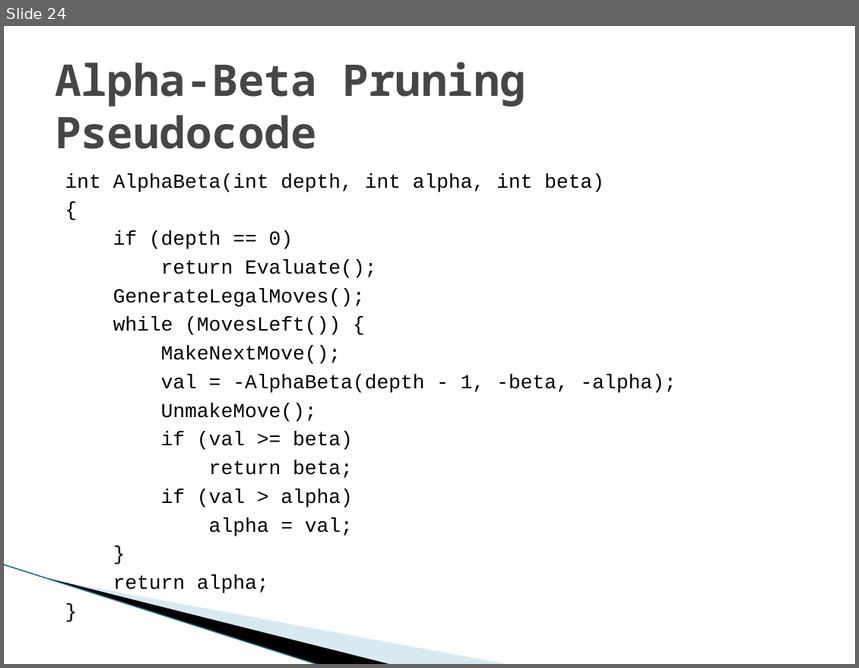
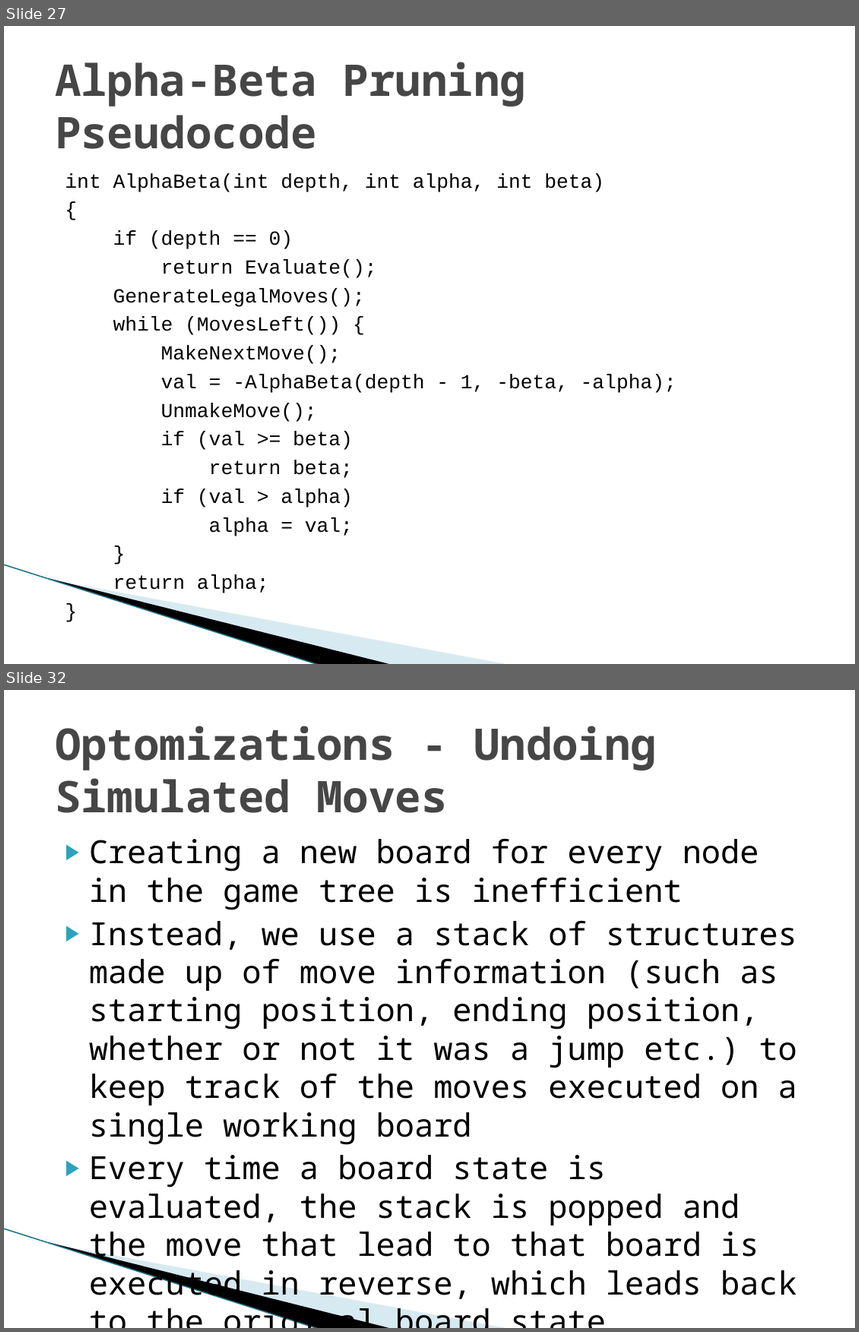
Before and after one commit to TadCordle/Senior-Project, a slide deck: Game Theory and Artificial Intelligence Design.pptx. Shown one above the other, each under a label of ours: slide 24 before the commit, slides 27 and 32 after it; the slides between them are not shown. The pictures are 859x668 and 859x1332 pixels, drawn with LibreOffice and Linux fonts; fonts in the diff are those of the drawing; background and template pictures are left out. Boxes give left, top, right and bottom in pixels: in the first picture for what was removed or moved away, otherwise in the second. Text is boxed around its words. In the diff, an @@ line names an element or a change of style, - is before the commit and + after.

```diff
--- a/Game Theory and Artificial Intelligence Design.pptx
+++ b/Game Theory and Artificial Intelligence Design.pptx
@@ slide 32 added at (4, 690, 855, 1328), background #FFFFFF; not listed: 3 template elements that a slide beside it also shows @@
@@ title added at (55, 726, 657, 813), 36.9 pt, text #464646, bold @@
+Optomizations - Undoing Simulated Moves
@@ text added at (89, 839, 797, 1303), 27 pt, text #000000 @@
+▶ Creating a new board for every node in the game tree is inefficient
+▶ Instead, we use a stack of structures made up of move information (such as starting position, ending position, whether or not it was a jump etc.) to keep track of the moves executed on a single working board
+▶ Every time a board state is evaluated, the stack is popped and the move that lead to that board is executed in reverse, which leads back to the original board state
@@ what was slide 24 is now slide 27 @@
```
Also in this commit, not shown: 6 slides changed, 16 other slides added.
